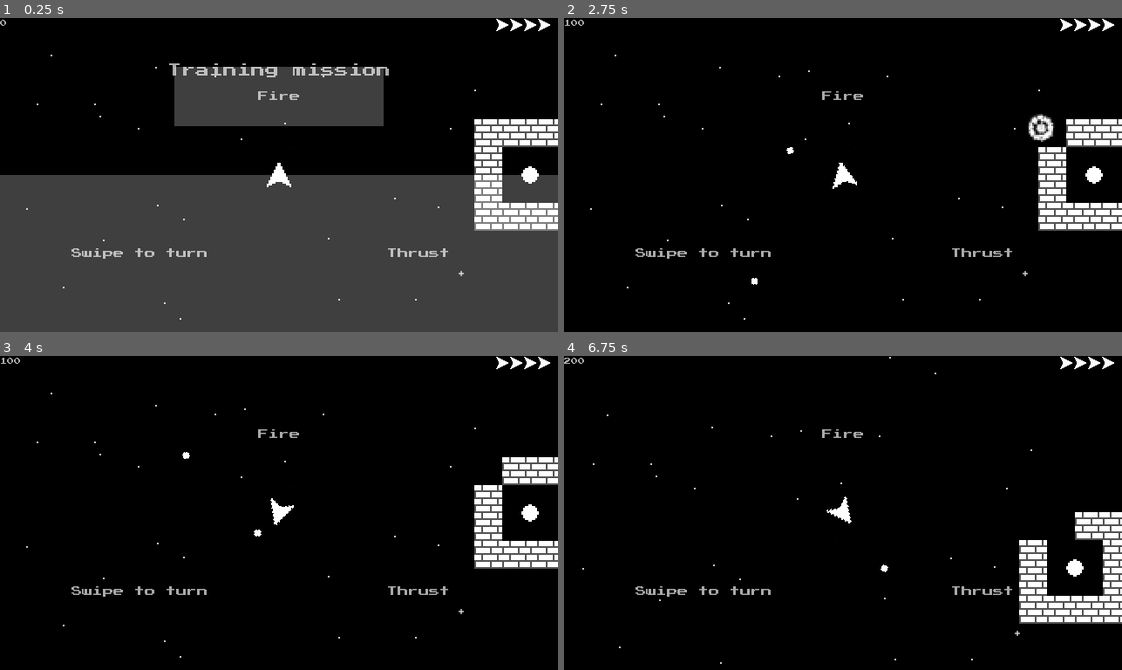
Above: before the commit, frames 1-4 (two rows, left to right).
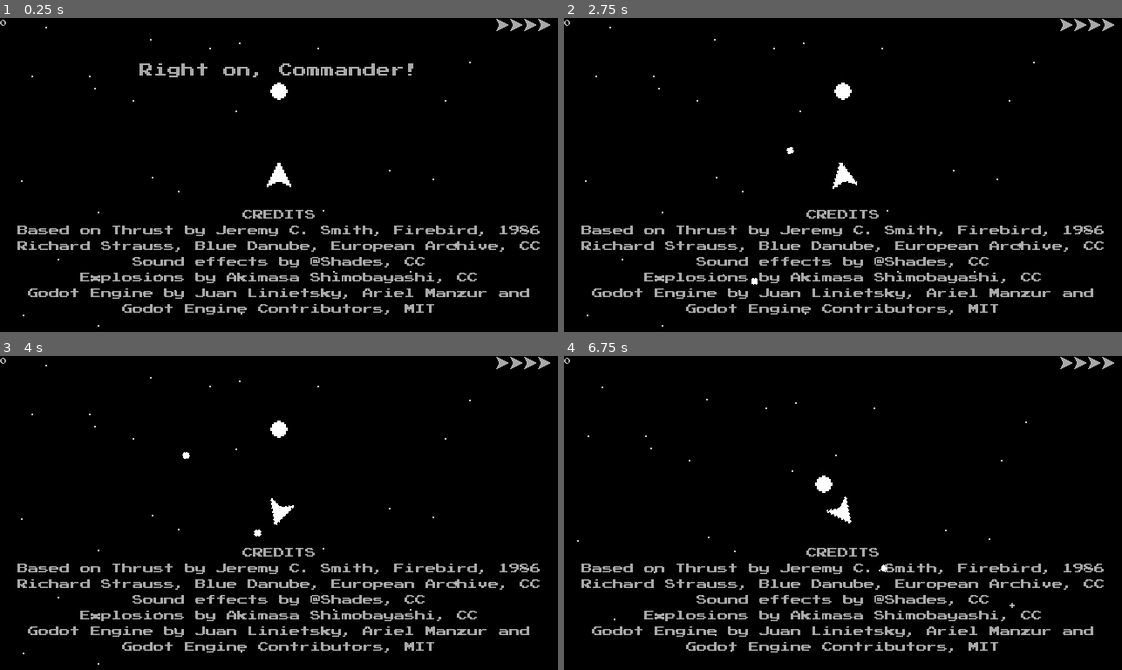
Above: after the commit, the same moments.

Repository: gerald1248/hollows-ng
Game: Godot game, scene res://scenes/main.tscn
The game is run twice, just before and just after one commit, with the same random seed, the same clock (stepped at 60 frames per second) and the same inputs. This scene is started directly instead of the project's main scene.
Inputs (mouse positions are in pixels of both pictures, inside the frame that each line leads up to):
- Up to frame 1 (0.25 s): no input
- Up to frame 2 (2.75 s): move the mouse to (965, 159) at 0.52 s; hold Right (ui_right) 0.53-1.25 s; hold Space 0.53-1.25 s; click (965, 159) at 0.67 s; drag from (731, 190) to (1055, 134) at 1.27 s; move the mouse to (898, 105) at 2.02 s; hold Right (ui_right) from 2.03 s (still down); hold Space from 2.03 s (still down)
- Up to frame 3 (4 s): release Right (ui_right) at 2.75 s; release Space at 2.75 s; drag from (251, 575) to (546, 472) at 2.77 s; move the mouse to (446, 560) at 3.52 s; hold Left (ui_left) from 3.53 s (still down); hold Space from 3.53 s (still down)
- Up to frame 4 (6.75 s): release Left (ui_left) at 4.25 s; release Space at 4.25 s; drag from (675, 465) to (1055, 500) at 4.27 s; move the mouse to (870, 513) at 5.02 s; hold Left (ui_left) 5.03-5.75 s; hold Space 5.03-5.75 s; click (870, 513) at 5.17 s; drag from (759, 434) to (1049, 578) at 5.77 s; move the mouse to (965, 497) at 6.52 s; hold Up (ui_up) from 6.53 s (still down); hold Space from 6.53 s (still down)

The runs differ from the first frame. In frame 1, 58% of the frame differs, in the area x 0-100%, y 0-100%; in frame 2, 9.5%; in frame 3, 9.2%; in frame 4, 9.8%.

Commit message:
added credits

Diff:
--- a/scenes/global.tscn
+++ b/scenes/global.tscn
@@ -1,6 +1,10 @@
-[gd_scene load_steps=2 format=2]
+[gd_scene load_steps=3 format=2]
 
 [ext_resource path="res://scripts/global.gd" type="Script" id=1]
+[ext_resource path="res://media/blue-danube.ogg" type="AudioStream" id=2]
 
 [node name="global" type="Node"]
 script = ExtResource( 1 )
+
+[node name="blue-danube" type="AudioStreamPlayer" parent="."]
+stream = ExtResource( 2 )
--- a/scenes/main.tscn
+++ b/scenes/main.tscn
@@ -12,22 +12,17 @@
 [ext_resource path="res://sprites/starfield512x512.png" type="Texture" id=10]
 [ext_resource path="res://scripts/hud.gd" type="Script" id=11]
 [ext_resource path="res://fonts/PressStart2P.ttf" type="DynamicFontData" id=12]
-[ext_resource path="res://scripts/continue.gd" type="Script" id=13]
-[ext_resource path="res://media/synth_i.wav" type="AudioStream" id=14]
-[ext_resource path="res://media/synth_ii.wav" type="AudioStream" id=15]
-[ext_resource path="res://media/synth_iii.wav" type="AudioStream" id=16]
-[ext_resource path="res://media/synth_iv.wav" type="AudioStream" id=17]
-[ext_resource path="res://media/synth_v.wav" type="AudioStream" id=18]
-[ext_resource path="res://media/blue-danube.ogg" type="AudioStream" id=19]
-[ext_resource path="res://media/8-bit/Shoot1.wav" type="AudioStream" id=20]
-[ext_resource path="res://media/8-bit/Coin1.wav" type="AudioStream" id=21]
-[ext_resource path="res://media/8-bit/Explosion1.wav" type="AudioStream" id=22]
-[ext_resource path="res://media/8-bit/Explosion3.wav" type="AudioStream" id=23]
-[ext_resource path="res://media/8-bit/Explosion2.wav" type="AudioStream" id=24]
-[ext_resource path="res://media/8-bit/Explosion4.wav" type="AudioStream" id=25]
-[ext_resource path="res://media/8-bit/NoiseSelect1.wav" type="AudioStream" id=26]
-[ext_resource path="res://media/8-bit/Shoot2.wav" type="AudioStream" id=27]
-[ext_resource path="res://media/8-bit/Fly1.wav" type="AudioStream" id=28]
+[ext_resource path="res://sprites/ship-aaa.png" type="Texture" id=13]
+[ext_resource path="res://scripts/continue.gd" type="Script" id=14]
+[ext_resource path="res://media/8-bit/Shoot1.wav" type="AudioStream" id=15]
+[ext_resource path="res://media/8-bit/Coin1.wav" type="AudioStream" id=16]
+[ext_resource path="res://media/8-bit/Explosion1.wav" type="AudioStream" id=17]
+[ext_resource path="res://media/8-bit/Explosion3.wav" type="AudioStream" id=18]
+[ext_resource path="res://media/8-bit/Explosion2.wav" type="AudioStream" id=19]
+[ext_resource path="res://media/8-bit/Explosion4.wav" type="AudioStream" id=20]
+[ext_resource path="res://media/8-bit/NoiseSelect1.wav" type="AudioStream" id=21]
+[ext_resource path="res://media/8-bit/Shoot2.wav" type="AudioStream" id=22]
+[ext_resource path="res://media/8-bit/Fly1.wav" type="AudioStream" id=23]
 
 [sub_resource type="Animation" id=1]
 resource_name = "thrust"
@@ -196,12 +191,48 @@
 "update": 0,
 "values": [ Vector2( 1, 1 ), Vector2( 0, 0 ) ]
 }
+tracks/3/type = "value"
+tracks/3/path = NodePath("training-fire-rect:color")
+tracks/3/interp = 1
+tracks/3/loop_wrap = true
+tracks/3/imported = false
+tracks/3/enabled = true
+tracks/3/keys = {
+"times": PoolRealArray( 0, 0.4 ),
+"transitions": PoolRealArray( 1, 1 ),
+"update": 0,
+"values": [ Color( 1, 1, 1, 0 ), Color( 1, 1, 1, 0.25098 ) ]
+}
+tracks/4/type = "value"
+tracks/4/path = NodePath("training-turn-rect:color")
+tracks/4/interp = 1
+tracks/4/loop_wrap = true
+tracks/4/imported = false
+tracks/4/enabled = true
+tracks/4/keys = {
+"times": PoolRealArray( 0.3, 0.7 ),
+"transitions": PoolRealArray( 1, 1 ),
+"update": 0,
+"values": [ Color( 1, 1, 1, 0.25098 ), Color( 1, 1, 1, 0 ) ]
+}
+tracks/5/type = "value"
+tracks/5/path = NodePath("training-thrust-rect:color")
+tracks/5/interp = 1
+tracks/5/loop_wrap = true
+tracks/5/imported = false
+tracks/5/enabled = true
+tracks/5/keys = {
+"times": PoolRealArray( 0.6, 1 ),
+"transitions": PoolRealArray( 1, 1 ),
+"update": 0,
+"values": [ Color( 1, 1, 1, 0.25098 ), Color( 1, 1, 1, 0 ) ]
+}
+
+[sub_resource type="DynamicFont" id=11]
+size = 6
+font_data = ExtResource( 12 )
 
 [sub_resource type="DynamicFont" id=12]
-size = 6
-font_data = ExtResource( 12 )
-
-[sub_resource type="DynamicFont" id=11]
 size = 8
 font_data = ExtResource( 12 )
 
@@ -293,25 +324,25 @@
 [node name="player01" type="Sprite" parent="hud"]
 position = Vector2( 312, 4 )
 scale = Vector2( 0.5, 0.5 )
-texture = ExtResource( 3 )
+texture = ExtResource( 13 )
 vframes = 2
 
 [node name="player02" type="Sprite" parent="hud"]
 position = Vector2( 304, 4 )
 scale = Vector2( 0.5, 0.5 )
-texture = ExtResource( 3 )
+texture = ExtResource( 13 )
 vframes = 2
 
 [node name="player03" type="Sprite" parent="hud"]
 position = Vector2( 296, 4 )
 scale = Vector2( 0.5, 0.5 )
-texture = ExtResource( 3 )
+texture = ExtResource( 13 )
 vframes = 2
 
 [node name="player04" type="Sprite" parent="hud"]
 position = Vector2( 288, 4 )
 scale = Vector2( 0.5, 0.5 )
-texture = ExtResource( 3 )
+texture = ExtResource( 13 )
 vframes = 2
 
 [node name="training-fire" type="Label" parent="hud"]
@@ -374,16 +405,21 @@
 [node name="training-animation" type="AnimationPlayer" parent="hud"]
 anims/training = SubResource( 10 )
 
-[node name="subtitles" type="Label" parent="hud"]
-visible = false
-margin_top = 164.0
-margin_right = 320.0
-margin_bottom = 178.0
-custom_fonts/font = SubResource( 12 )
-custom_colors/font_color = Color( 0.666667, 0.666667, 0.666667, 1 )
-text = "[Blue Danube playing]"
-align = 1
-valign = 1
+[node name="credits" type="Label" parent="hud"]
+visible = false
+margin_top = 110.0
+margin_right = 320.0
+margin_bottom = 152.0
+custom_fonts/font = SubResource( 11 )
+custom_colors/font_color = Color( 0.666667, 0.666667, 0.666667, 1 )
+text = "CREDITS
+Based on Thrust by Jeremy C. Smith, Firebird, 1986
+Richard Strauss, Blue Danube, European Archive, CC
+Sound effects by @Shades, CC
+Explosions by Akimasa Shimobayashi, CC
+Godot Engine by Juan Linietsky, Ariel Manzur and
+Godot Engine Contributors, MIT"
+align = 1
 
 [node name="continue-container" type="VBoxContainer" parent="hud"]
 visible = false
@@ -396,55 +432,36 @@
 pause_mode = 2
 margin_right = 120.0
 margin_bottom = 14.0
-custom_fonts/font = SubResource( 11 )
+custom_fonts/font = SubResource( 12 )
 custom_colors/font_color = Color( 0.666667, 0.666667, 0.666667, 1 )
 text = "Continue"
-script = ExtResource( 13 )
-
-[node name="loop-i" type="AudioStreamPlayer" parent="."]
-stream = ExtResource( 14 )
-
-[node name="loop-ii" type="AudioStreamPlayer" parent="."]
+script = ExtResource( 14 )
+
+[node name="sample-laser" type="AudioStreamPlayer" parent="."]
 stream = ExtResource( 15 )
 
-[node name="loop-iii" type="AudioStreamPlayer" parent="."]
+[node name="sample-coin" type="AudioStreamPlayer" parent="."]
 stream = ExtResource( 16 )
 
-[node name="loop-iv" type="AudioStreamPlayer" parent="."]
+[node name="sample-explosion" type="AudioStreamPlayer" parent="."]
 stream = ExtResource( 17 )
 
-[node name="loop-v" type="AudioStreamPlayer" parent="."]
+[node name="sample-explosion-tower" type="AudioStreamPlayer" parent="."]
 stream = ExtResource( 18 )
-volume_db = -10.0
-
-[node name="blue-danube" type="AudioStreamPlayer" parent="."]
+
+[node name="sample-explosion-brick" type="AudioStreamPlayer" parent="."]
 stream = ExtResource( 19 )
 
-[node name="sample-laser" type="AudioStreamPlayer" parent="."]
+[node name="sample-explosion-weight" type="AudioStreamPlayer" parent="."]
 stream = ExtResource( 20 )
 
-[node name="sample-coin" type="AudioStreamPlayer" parent="."]
+[node name="sample-explosion-surface" type="AudioStreamPlayer" parent="."]
 stream = ExtResource( 21 )
 
-[node name="sample-explosion" type="AudioStreamPlayer" parent="."]
+[node name="sample-enemy-laser" type="AudioStreamPlayer" parent="."]
 stream = ExtResource( 22 )
 
-[node name="sample-explosion-tower" type="AudioStreamPlayer" parent="."]
+[node name="sample-fly" type="AudioStreamPlayer" parent="."]
 stream = ExtResource( 23 )
 
-[node name="sample-explosion-brick" type="AudioStreamPlayer" parent="."]
-stream = ExtResource( 24 )
-
-[node name="sample-explosion-weight" type="AudioStreamPlayer" parent="."]
-stream = ExtResource( 25 )
-
-[node name="sample-explosion-surface" type="AudioStreamPlayer" parent="."]
-stream = ExtResource( 26 )
-
-[node name="sample-enemy-laser" type="AudioStreamPlayer" parent="."]
-stream = ExtResource( 27 )
-
-[node name="sample-fly" type="AudioStreamPlayer" parent="."]
-stream = ExtResource( 28 )
-
 [connection signal="body_entered" from="player" to="player" method="_on_player_body_entered"]
--- a/scripts/AudioStreamPlayer.gd
+++ /dev/null
@@ -1,5 +0,0 @@
-extends AudioStreamPlayer
-
-func _ready():
-	if global.loop:
-        pass
--- a/scripts/global.gd
+++ b/scripts/global.gd
@@ -5,18 +5,15 @@
 
 var LIVES_MAX = 5
 var lives = LIVES_MAX
-var level_index = 0 # 0 for training mission
+var level_index = 5 # 0 for training mission
 var level_count = 6
-var loop = false
 var fx = true
-var loops = [ "loop-i", "loop-ii", "loop-iii", "loop-iv", "loop-v", "blue-danube" ]
-var loop_index = 0
+var music = false
 var score = 0
 var highscore = 0
 
 func _ready():
 	load_highscore()
-	update_loop_index()
 
 func load_highscore():
 	var file = File.new()
@@ -31,18 +28,21 @@
 	file.store_var(highscore)
 	file.close()
 
+func set_music(b):
+	var node = get_node("blue-danube")
+	match b:
+		true:
+			node.play()
+		false:
+			node.stop()
+
 func set_highscore(new_value):
 	highscore = new_value
-	save_highscore()
-
-func update_loop_index():
-	loop_index = level_index % loops.size()
 
 func next_level():
 	level_index = (level_index + 1) % level_count
 	if level_index == 0: # skip training on replay
 		level_index = 1
-	update_loop_index()
 
 func add_to_score(i):
 	score = score + i
--- a/scripts/level-finale.gd
+++ b/scripts/level-finale.gd
@@ -7,8 +7,7 @@
 const player_rotation = PI * 1.5
 const gravity = 0.0
 const training = false
-const greeting = "Right on Commander!"
-const loop = "blue-danube"
+const greeting = "Right on, Commander!"
 
 func _ready():
 	pass
--- a/scripts/level02-inv.gd
+++ b/scripts/level02-inv.gd
@@ -7,7 +7,7 @@
 const player_rotation = PI * 0.5
 const gravity = -0.5
 const training = false
-const greeting = "Level 4"
+const greeting = "Level 4 reverse gravity"
 
 func _ready():
 	pass
--- a/scripts/main.gd
+++ b/scripts/main.gd
@@ -4,15 +4,6 @@
 	get_tree().set_auto_accept_quit(false)
 	get_tree().set_quit_on_go_back(false)
 
-	var playLoop = global.loop
-
-	# finale
-	if global.level_index == global.level_count - 1 && global.loop || global.fx:
-		playLoop = true
-
-	if playLoop:
-		var loop = global.loops[global.loop_index]
-		get_node(loop).play()
 	if global.fx:
 		get_node("/root/main/sample-fly").play()
 
--- a/scripts/player.gd
+++ b/scripts/player.gd
@@ -54,6 +54,7 @@
 			terrain = load("res://scenes/level02-inv.tscn").instance()
 		5:
 			terrain = load("res://scenes/level-finale.tscn").instance()
+			get_parent().get_node("hud/credits").show()
 
 	get_parent().call_deferred("add_child", terrain)
 
@@ -213,7 +214,7 @@
 	set_applied_torque(rotation_dir * spin_thrust)
 
 func fire():
-	if reloading > 0.0:
+	if reloading > 0.0 || exploding:
 		return
 	if global.fx:
 		get_parent().get_node("sample-laser").play()
@@ -224,7 +225,7 @@
 	reloading = RELOAD_TIME
 
 func acquire_target():
-	if target_acquired:
+	if target_acquired || exploding:
 		return
 	global.add_to_score(500)
 	if global.fx:
@@ -234,6 +235,8 @@
 	target_acquired = true
 
 func play_thrust_animation():
+	if exploding:
+		return
 	var animation = get_node("engine")
 	animation.play("thrust")
 
@@ -241,19 +244,29 @@
 	if exploding:
 		return
 	exploding = true
-	init_touch_state()
-	play_sound_once("sample-explosion")
 
 	# ensure ship stops here
 	gravity_scale = 0.0
 	linear_velocity = Vector2()
+	mode = RigidBody2D.MODE_STATIC
+
+
+	can_sleep = true
 	sleeping = true
+	angular_velocity = 0.0
+	pause_mode = true
+	get_node("Camera2D").pause_mode = true
+
+	init_touch_state()
+	play_sound_once("sample-explosion")
 
 	global.lives = global.lives - 1
 	if !global.lives:
+		global.save_highscore()
 		global.level_index = 0
 		get_parent().get_node("hud").alert("Game over")
 		global.lives = global.LIVES_MAX
+		global.score = 0
 		game_over = true
 
 	var animation = get_node("explosion")
--- a/scripts/splash.gd
+++ b/scripts/splash.gd
@@ -23,7 +23,7 @@
 
 func update_button_labels():
 	fx_button.text = "FX ON" if global.fx else "FX OFF"
-	music_button.text = "Music ON" if global.loop else "Music OFF"
+	music_button.text = "Music ON" if global.music else "Music OFF"
 
 func _on_start_button_pressed():
 	get_tree().change_scene("res://scenes/main.tscn")
@@ -37,8 +37,9 @@
 	update_button_labels()
 
 func _on_music_button_pressed():
-	global.loop = !global.loop
+	global.music = !global.music
 	update_button_labels()
+	global.set_music(global.music)
 
 func _notification(what):
 	match (what):
Not shown, changed: export_presets.cfg
Not shown, changed: media/blue-danube.ogg.import
Not shown, removed: media/synth.wav.import
Not shown, removed: media/synth_i.wav.import
Not shown, removed: media/synth_ii.wav.import
Not shown, removed: media/synth_iii.wav.import
Not shown, removed: media/synth_iv.wav.import
Not shown, removed: media/synth_v.wav.import
Not shown: 1 places in scenes/main.tscn that only renumber resources
Binary file added: sprites/ship-aaa.png
Not shown, added: sprites/ship-aaa.png.import
Not shown, removed: media/synth.wav
(and 5 more such lines)
